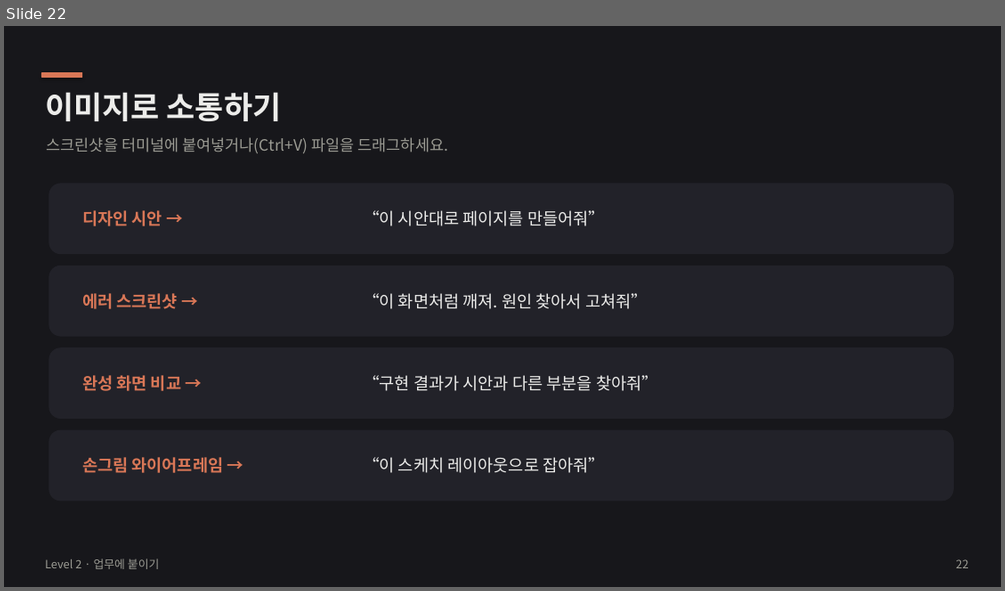
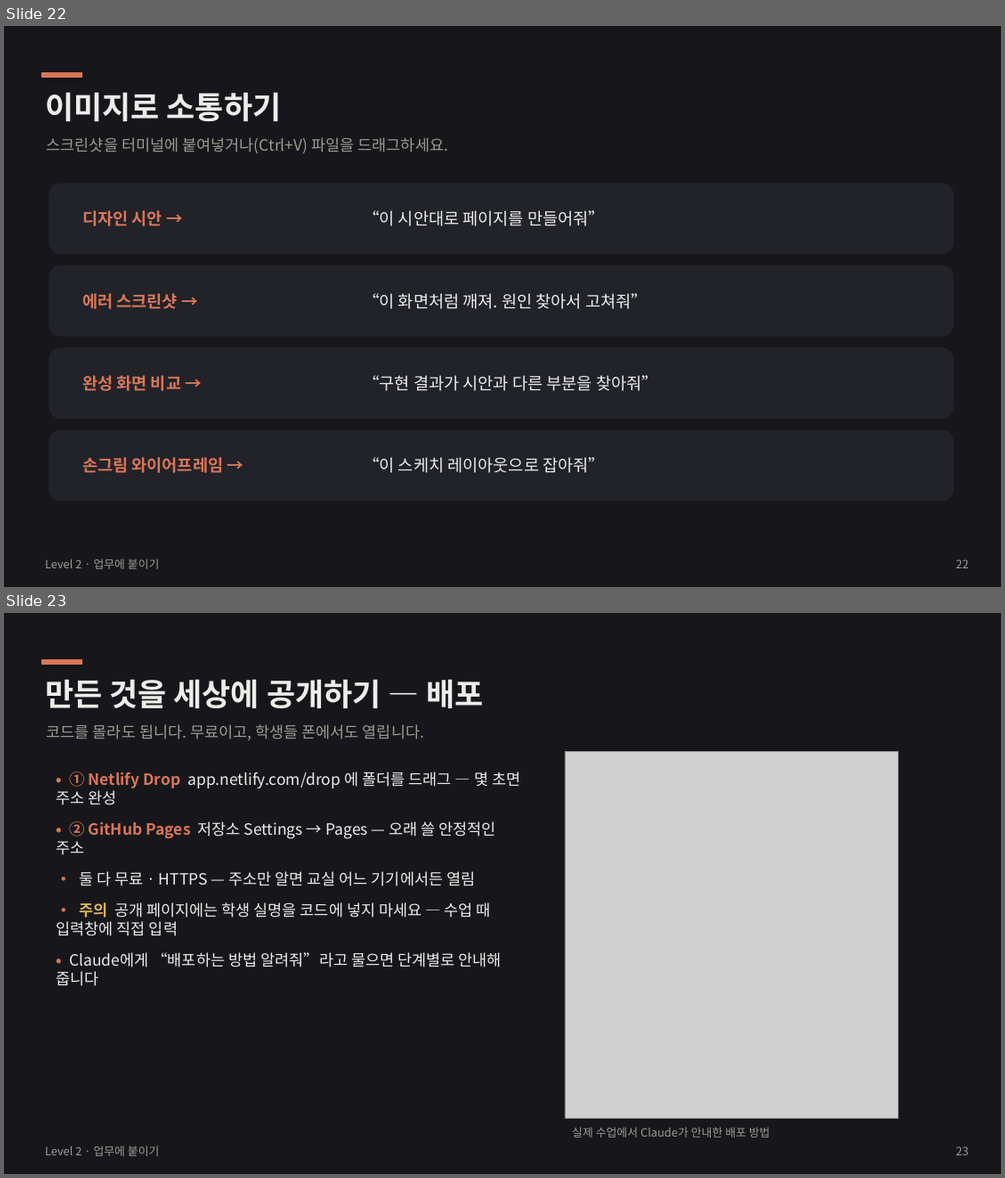
Before and after one commit to gomgomeet/class-picker, a slide deck: docs/onboarding/claude-code-onboarding.pptx. Shown one above the other, each under a label of ours: slide 22 before the commit, slides 22 and 23 after it. The pictures are 1005x591 and 1005x1178 pixels, drawn with LibreOffice and Linux fonts; fonts in the diff are those of the drawing; grey boxes stand for pictures. Boxes give left, top, right and bottom in pixels: in the first picture for what was removed or moved away, otherwise in the second. Text is boxed around its words. In the diff, an @@ line names an element or a change of style, - is before the commit and + after.

```diff
--- a/docs/onboarding/claude-code-onboarding.pptx
+++ b/docs/onboarding/claude-code-onboarding.pptx
@@ slide 23 added at [4, 613, 1001, 1174], background #17171B @@
@@ rounded rectangle added at [41, 659, 82, 665], fill #D97757 @@
@@ text added at [45, 679, 484, 708], 30 pt, text #ECECEA, bold @@
+만든 것을 세상에 공개하기 — 배포
@@ text added at [47, 724, 424, 740], 15 pt, text #9B9B93 @@
+코드를 몰라도 됩니다. 무료이고, 학생들 폰에서도 열립니다.
@@ text added at [57, 771, 520, 986], 15 pt, text #ECECEA @@
+• ① Netlify Drop app.netlify.com/drop 에 폴더를 드래그 — 몇 초면 주소 완성
+• ② GitHub Pages 저장소 Settings → Pages — 오래 쓸 안정적인 주소
+• 둘 다 무료 · HTTPS — 주소만 알면 교실 어느 기기에서든 열림
+• 주의 공개 페이지에는 학생 실명을 코드에 넣지 마세요 — 수업 때 입력창에 직접 입력
+• Claude에게 “배포하는 방법 알려줘”라고 물으면 단계별로 안내해 줍니다
@@ picture added at [565, 751, 898, 1118] @@
@@ text added at [45, 1145, 159, 1156], 11 pt, text #9B9B93 @@
+Level 2 · 업무에 붙이기
@@ text added at [572, 1127, 770, 1137], 11 pt, text #9B9B93 @@
+실제 수업에서 Claude가 안내한 배포 방법
@@ text added at [955, 1146, 968, 1155], 11 pt, text #9B9B93 @@
+23
```
Also in this commit, not shown: 15 slides changed, 7 other files.
